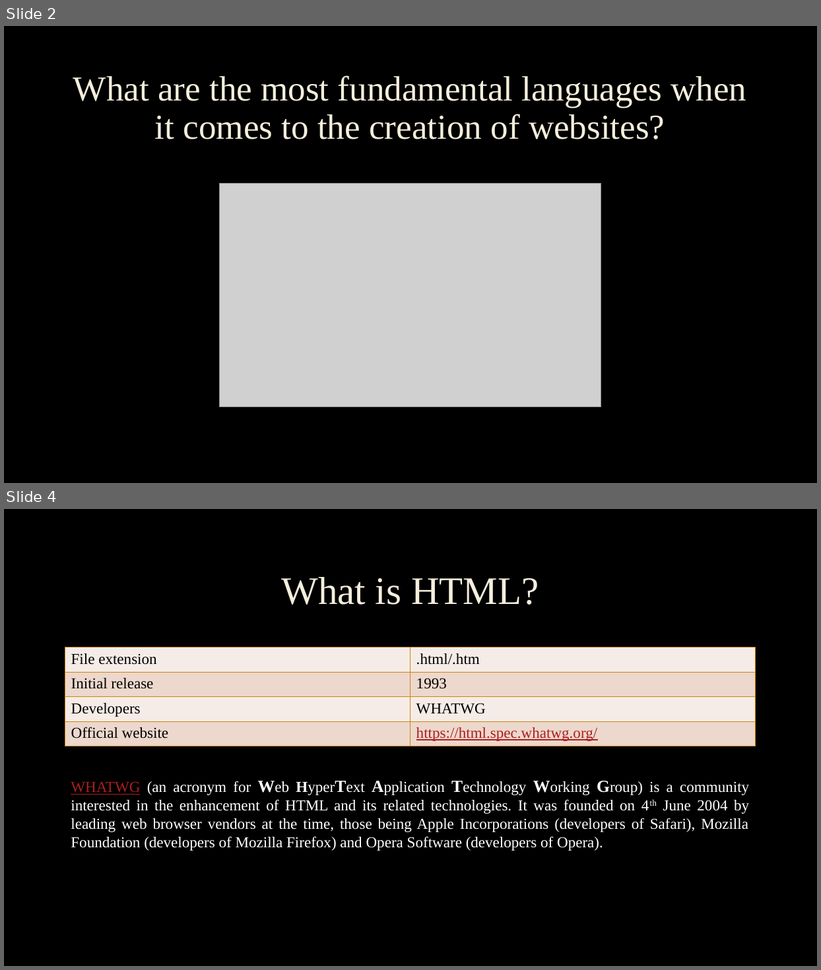
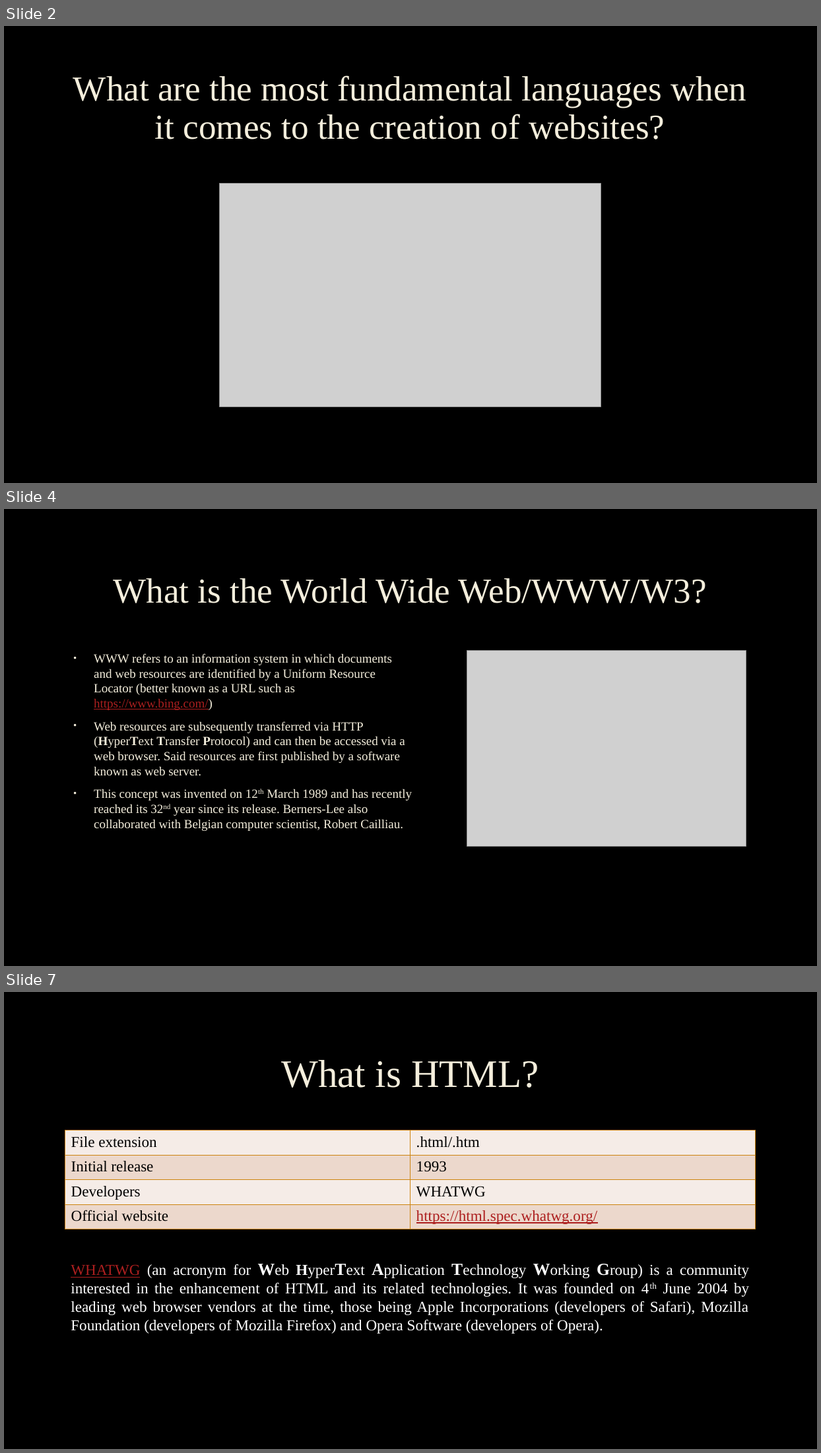
Before and after one commit to mandyfarrugia2001/webdevtuts, a slide deck: Presentations/4. Creating your first webpage using HTML.pptx. Shown one above the other, each under a label of ours: slides 2 and 4 before the commit, slides 2, 4 and 7 after it; the slides between them are not shown. The pictures are 821x970 and 821x1453 pixels, drawn with LibreOffice and Linux fonts; fonts in the diff are those of the drawing; grey boxes stand for pictures; background and template pictures are left out. Boxes give left, top, right and bottom in pixels: in the first picture for what was removed or moved away, otherwise in the second. Text is boxed around its words. In the diff, an @@ line names an element or a change of style, - is before the commit and + after.

Commit message:
Updated Presentation 4
Finished demonstrating examples of programming languages. Currently writing about the WWW and the very first web browser and first website.

```diff
--- a/Presentations/4. Creating your first webpage using HTML.pptx
+++ b/Presentations/4. Creating your first webpage using HTML.pptx
@@ slide 4 added at (4,509,817,966), background picture (left out) @@
@@ title added at (114,578,707,603), 41.4 pt, text #F4EEDC @@
+What is the World Wide Web/WWW/W3?
@@ text added at (94,654,412,831), 14.8 pt, text #F4EEDC @@
+• WWW refers to an information system in which documents and web resources are identified by a Uniform Resource Locator (better known as a URL such as https://www.bing.com/)
+• Web resources are subsequently transferred via HTTP (HyperText Transfer Protocol) and can then be accessed via a web browser. Said resources are first published by a software known as web server.
+• This concept was invented on 12th March 1989 and has recently reached its 32nd year since its release. Berners-Lee also collaborated with Belgian computer scientist, Robert Cailliau.
@@ picture added at (467,650,746,846) @@
@@ what was slide 4 is now slide 7 @@
```
Also in this commit, not shown: 1 slide changed, 3 other slides added, 1 slide removed.
